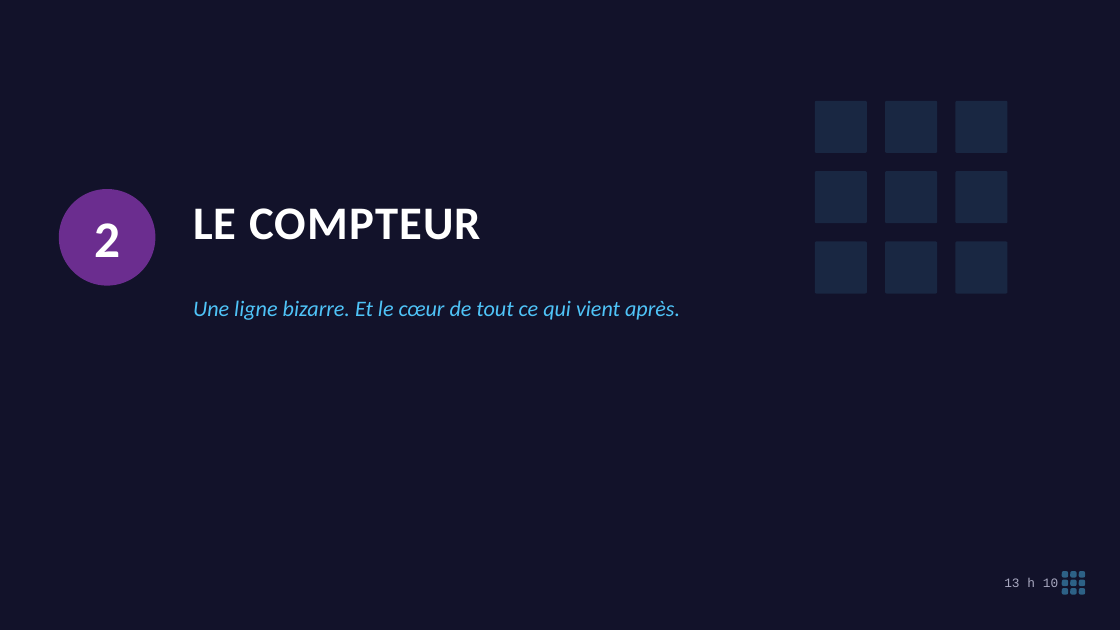
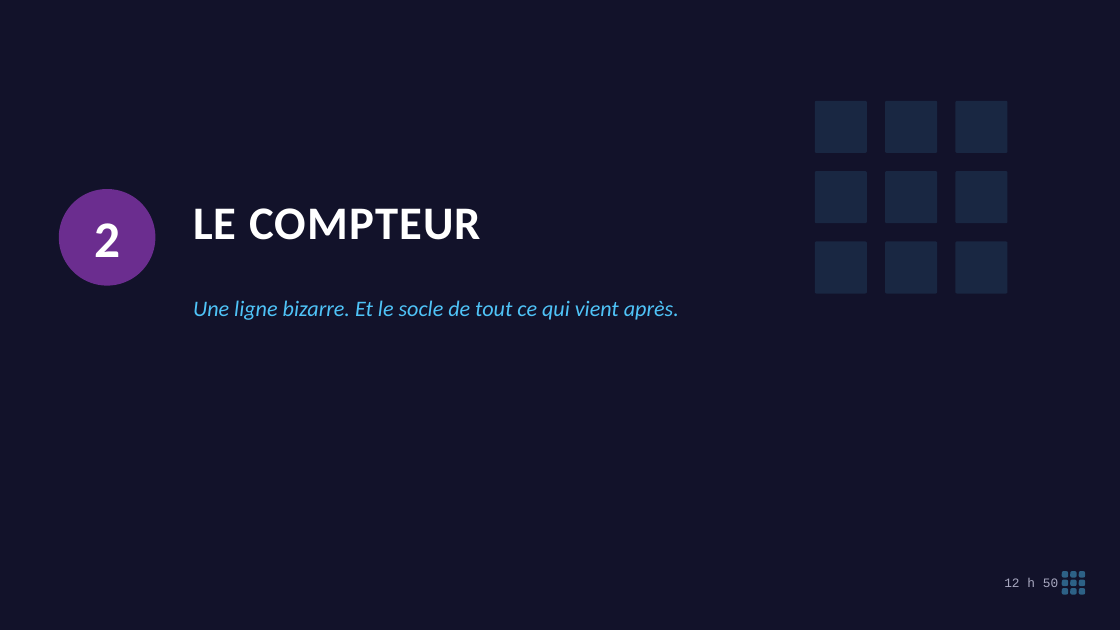
Before and after one commit to koffipierredamien/python-learning, a slide deck: slide 10 of 2-seances/S04-le-jeu-compte/a-projeter/seance-4-projection.pptx (slide 12 before the commit). Drawn at 1120x630 pixels with LibreOffice and Linux fonts; fonts in the diff are those of the drawing. Boxes give left, top, right and bottom in pixels: in the first picture for what was removed or moved away, otherwise in the second. Text is boxed around its words. In the diff, an @@ line names an element or a change of style, - is before the commit and + after.

```diff
--- a/2-seances/S04-le-jeu-compte/a-projeter/seance-4-projection.pptx
+++ b/2-seances/S04-le-jeu-compte/a-projeter/seance-4-projection.pptx
@@ text at (193, 300, 679, 320): text changed @@
-Une ligne bizarre. Et le cœur de tout ce qui vient après.
+Une ligne bizarre. Et le socle de tout ce qui vient après.
@@ text at (1004, 578, 1058, 587): text changed @@
-13 h 10
+12 h 50
```
Also in this commit, not shown: 14 other slides changed, 5 slides added, 2 slides removed, 15 other files.
